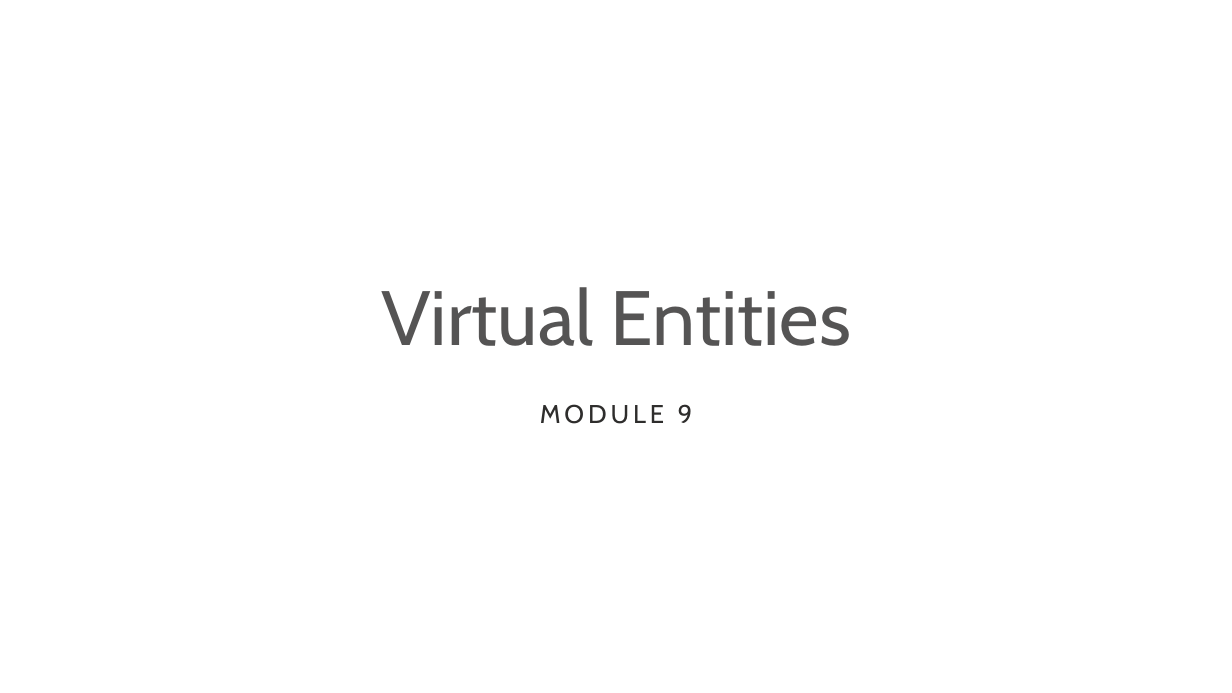
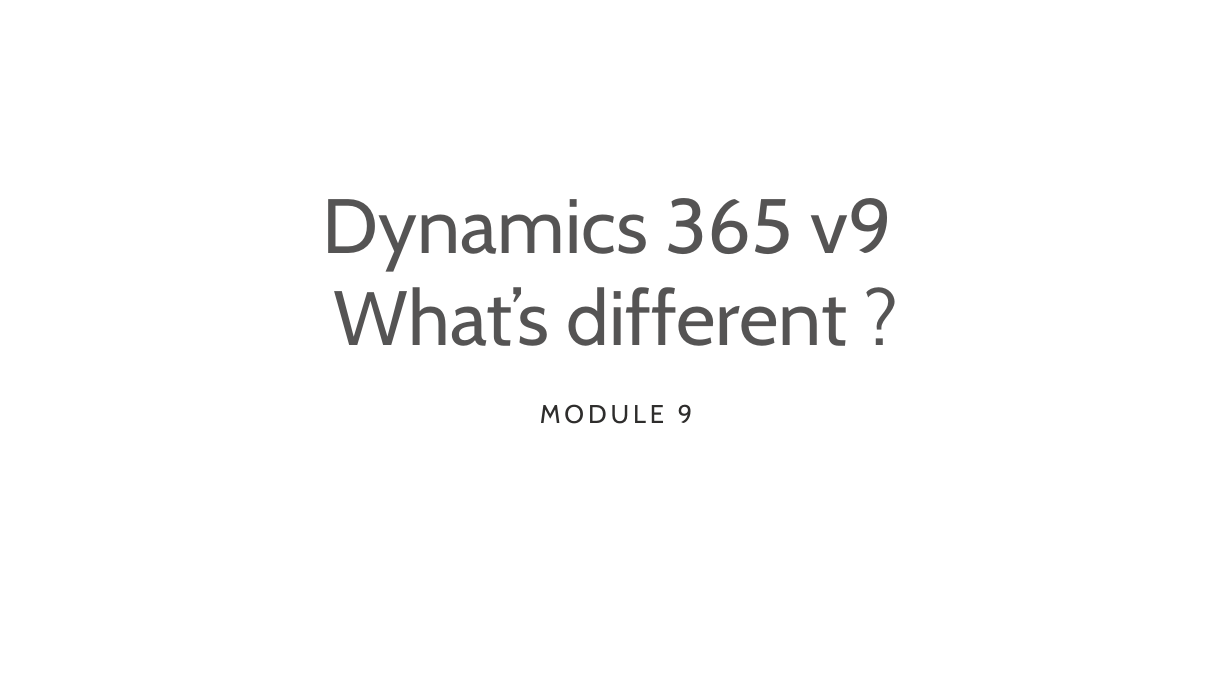
Before and after one commit to rogerhillgsy/CRMTraining, a slide deck: slide 1 of Documents/QA Powerpoints/Module 10.pptx. Drawn at 1232x693 pixels with LibreOffice and Linux fonts; fonts in the diff are those of the drawing; background and template pictures are left out. Boxes give left, top, right and bottom in pixels: in the first picture for what was removed or moved away, otherwise in the second. Text is boxed around its words. In the diff, an @@ line names an element or a change of style, - is before the commit and + after.

```diff
--- a/Documents/QA Powerpoints/Module 10.pptx
+++ b/Documents/QA Powerpoints/Module 10.pptx
@@ title at (323,198,892,346): text changed @@
-Virtual Entities
+Dynamics 365 v9
+What’s different ?
```
Also in this commit, not shown: 4 other slides changed, 8 slides added, 10 slides removed, 1 other file.
